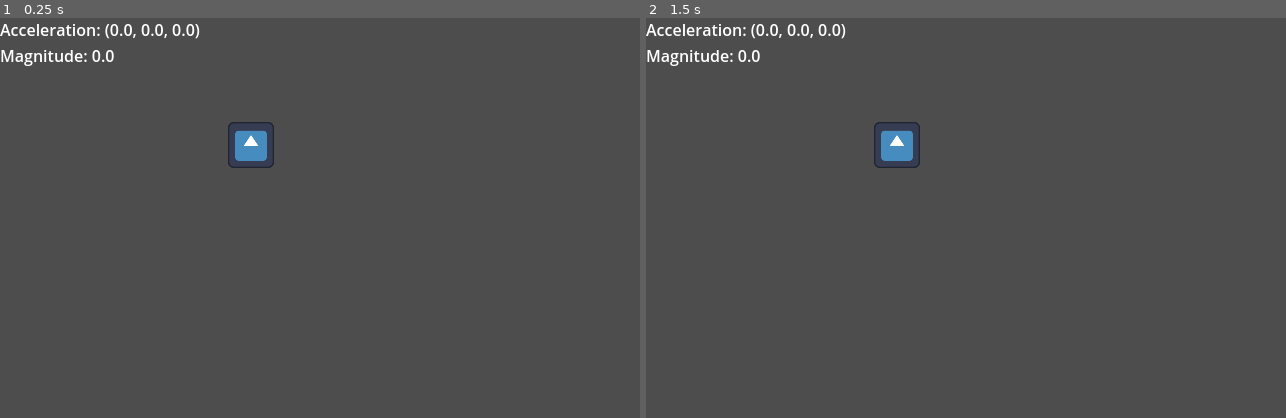
Above: before the commit, frames 1-2 (left to right).
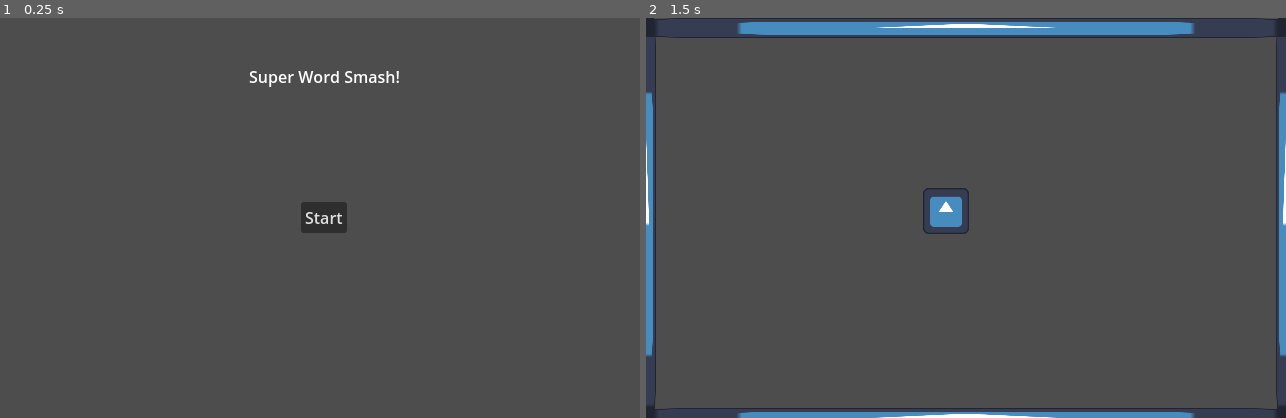
Above: after the commit, the same moments.

Repository: ozbonus/super_word_smash
Game: Godot game, scene res://GameManager.tscn
Two runs of this game, one before a commit and one after it. Both use one fixed random seed, a clock stepped at 60 frames per second and the inputs below. Before the commit the project starts from res://test.tscn. The engine's default icon, where the game draws it, is replaced by a stand-in: a white triangle on a blue panel in a dark square.
Inputs (mouse positions are in pixels of both pictures, inside the frame that each line leads up to):
- Up to frame 1 (0.25 s): no input
- Up to frame 2 (1.5 s): click (972, 218) at 0.5 s, where only the run after the commit has a clickable "Start"; tap Enter at 1.25 s

The runs differ from the first frame. In frame 1, 2.0% of the frame differs, in the area x 0-63%, y 1-54%; in frame 2, 7.6%, in the area x 0-100%, y 0-100%.

Commit message:
Get level management working.

Diff:
--- /dev/null
+++ b/GameManager.tscn
@@ -0,0 +1,14 @@
+[gd_scene load_steps=2 format=3 uid="uid://bd7optlxeqn7j"]
+
+[ext_resource type="Script" uid="uid://bt7hnmw6h3nsl" path="res://game_manager.gd" id="1_p13vs"]
+
+[node name="GameManager" type="Node"]
+script = ExtResource("1_p13vs")
+
+[node name="Level" type="Node2D" parent="."]
+
+[node name="GUI" type="Control" parent="."]
+layout_mode = 3
+anchors_preset = 0
+offset_right = 40.0
+offset_bottom = 40.0
--- a/node_2d.tscn
+++ b/components/ball.tscn
@@ -1,9 +1,9 @@
 [gd_scene load_steps=3 format=3 uid="uid://chrnt4k6me32v"]
 
-[ext_resource type="Script" uid="uid://bs1skkkypsyrc" path="res://rigid_body_2d.gd" id="1_0e48y"]
+[ext_resource type="Script" uid="uid://bs1skkkypsyrc" path="res://components/ball.gd" id="1_0e48y"]
 [ext_resource type="Texture2D" uid="uid://ba050dm6op475" path="res://icon.svg" id="1_wtcfe"]
 
-[node name="Node2D" type="Node2D"]
+[node name="Ball" type="Node2D"]
 
 [node name="RigidBody2D" type="RigidBody2D" parent="."]
 gravity_scale = 0.0
--- /dev/null
+++ b/components/collision_shape_2d.gd
@@ -0,0 +1 @@
+extends CollisionShape2D
--- /dev/null
+++ b/components/goal.gd
@@ -0,0 +1,15 @@
+class_name Goal extends Node2D
+
+signal entered
+
+# Called when the node enters the scene tree for the first time.
+func _ready():
+	pass # Replace with function body.
+
+# Called every frame. 'delta' is the elapsed time since the previous frame.
+func _process(delta):
+	pass
+
+func _on_area_2d_body_entered(body: Node2D):
+	print("Success!")
+	entered.emit()
--- /dev/null
+++ b/components/goal.tscn
@@ -0,0 +1,19 @@
+[gd_scene load_steps=4 format=3 uid="uid://bkln4hex2ine1"]
+
+[ext_resource type="Script" uid="uid://cccj8h6n48v7r" path="res://components/goal.gd" id="1_bga2f"]
+
+[sub_resource type="CanvasItemMaterial" id="CanvasItemMaterial_co2sq"]
+
+[sub_resource type="RectangleShape2D" id="RectangleShape2D_co2sq"]
+size = Vector2(62, 130)
+
+[node name="Goal" type="Node2D"]
+script = ExtResource("1_bga2f")
+
+[node name="Area2D" type="Area2D" parent="."]
+
+[node name="CollisionShape2D" type="CollisionShape2D" parent="Area2D"]
+material = SubResource("CanvasItemMaterial_co2sq")
+shape = SubResource("RectangleShape2D_co2sq")
+
+[connection signal="body_entered" from="Area2D" to="." method="_on_area_2d_body_entered"]
--- /dev/null
+++ b/components/level_frame.tscn
@@ -0,0 +1,55 @@
+[gd_scene load_steps=4 format=3 uid="uid://bkto5wvbsr7iq"]
+
+[ext_resource type="Texture2D" uid="uid://ba050dm6op475" path="res://icon.svg" id="1_41tqr"]
+
+[sub_resource type="RectangleShape2D" id="RectangleShape2D_r7g7t"]
+size = Vector2(20, 400)
+
+[sub_resource type="RectangleShape2D" id="RectangleShape2D_ic6ei"]
+size = Vector2(660, 20)
+
+[node name="LevelFrame" type="Node2D"]
+
+[node name="StaticBody2D" type="StaticBody2D" parent="."]
+
+[node name="CollisionShape2D" type="CollisionShape2D" parent="StaticBody2D"]
+position = Vector2(640, 200)
+shape = SubResource("RectangleShape2D_r7g7t")
+
+[node name="Sprite2D" type="Sprite2D" parent="StaticBody2D"]
+position = Vector2(640, 199.99998)
+scale = Vector2(0.15624999, 3.1249998)
+texture = ExtResource("1_41tqr")
+
+[node name="StaticBody2D2" type="StaticBody2D" parent="."]
+
+[node name="CollisionShape2D" type="CollisionShape2D" parent="StaticBody2D2"]
+position = Vector2(0, 200)
+shape = SubResource("RectangleShape2D_r7g7t")
+
+[node name="Sprite2D" type="Sprite2D" parent="StaticBody2D2"]
+position = Vector2(0, 199.99998)
+scale = Vector2(0.15624999, 3.1249998)
+texture = ExtResource("1_41tqr")
+
+[node name="StaticBody2D3" type="StaticBody2D" parent="."]
+
+[node name="CollisionShape2D" type="CollisionShape2D" parent="StaticBody2D3"]
+position = Vector2(320, 400)
+shape = SubResource("RectangleShape2D_ic6ei")
+
+[node name="Sprite2D" type="Sprite2D" parent="StaticBody2D3"]
+position = Vector2(320, 400.00003)
+scale = Vector2(5.156249, 0.15624979)
+texture = ExtResource("1_41tqr")
+
+[node name="StaticBody2D4" type="StaticBody2D" parent="."]
+
+[node name="CollisionShape2D" type="CollisionShape2D" parent="StaticBody2D4"]
+position = Vector2(320, 10)
+shape = SubResource("RectangleShape2D_ic6ei")
+
+[node name="Sprite2D" type="Sprite2D" parent="StaticBody2D4"]
+position = Vector2(320, 10.0000305)
+scale = Vector2(5.156249, 0.15624979)
+texture = ExtResource("1_41tqr")
--- /dev/null
+++ b/components/short_wall.tscn
@@ -0,0 +1,17 @@
+[gd_scene load_steps=3 format=3 uid="uid://c05tki6uthh8n"]
+
+[ext_resource type="Texture2D" uid="uid://ba050dm6op475" path="res://icon.svg" id="1_4tau6"]
+
+[sub_resource type="RectangleShape2D" id="RectangleShape2D_2gl23"]
+size = Vector2(20, 106)
+
+[node name="ShortWall" type="Node2D"]
+
+[node name="StaticBody2D" type="StaticBody2D" parent="."]
+
+[node name="CollisionShape2D" type="CollisionShape2D" parent="StaticBody2D"]
+shape = SubResource("RectangleShape2D_2gl23")
+
+[node name="Sprite2D" type="Sprite2D" parent="StaticBody2D"]
+scale = Vector2(0.15625, 0.82812506)
+texture = ExtResource("1_4tau6")
--- /dev/null
+++ b/game_manager.gd
@@ -0,0 +1,52 @@
+extends Node
+
+
+var levels: Array[PackedScene] = [
+	preload("res://levels/level_00.tscn"),
+	preload("res://levels/level_01.tscn"),
+	preload("res://levels/level_02.tscn"),
+	preload("res://levels/level_03.tscn"),
+	preload("res://levels/level_end.tscn"),
+]
+
+
+var current_level_index: int = 0
+var current_level_instance: Node
+
+func _ready():
+	load_level(current_level_index)
+
+
+func load_level(index: int):
+	for child in $Level.get_children():
+		child.queue_free()
+
+	await get_tree().process_frame
+
+	current_level_instance = levels[index].instantiate()
+	$Level.add_child(current_level_instance)
+
+	if current_level_instance.has_signal("start_game"):
+		current_level_instance.start_game.connect(start_game)
+
+	if current_level_instance.has_signal("play_again"):
+		current_level_instance.play_again.connect(play_again)
+
+	if current_level_instance.has_signal("success"):
+		print_debug("Connected to success")
+		current_level_instance.success.connect(next_level)
+
+
+func next_level():
+	current_level_index += 1
+	if current_level_index < levels.size():
+		load_level(current_level_index)
+	else:
+		print("All levels completed!")
+
+func start_game():
+	next_level()
+
+func play_again():
+	current_level_index = 0
+	load_level(current_level_index)
--- /dev/null
+++ b/levels/level_00.gd
@@ -0,0 +1,11 @@
+extends Node2D
+
+signal start_game
+
+# Called when the node enters the scene tree for the first time.
+func _ready():
+	pass # Replace with function body.
+
+
+func _on_button_pressed():
+	start_game.emit()
--- /dev/null
+++ b/levels/level_00.tscn
@@ -0,0 +1,22 @@
+[gd_scene load_steps=2 format=3 uid="uid://cwmqdvpygwf8x"]
+
+[ext_resource type="Script" uid="uid://pwej31m4i66s" path="res://levels/level_00.gd" id="1_gkh1h"]
+
+[node name="Level00" type="Node2D"]
+script = ExtResource("1_gkh1h")
+
+[node name="Label" type="Label" parent="."]
+offset_left = 249.0
+offset_top = 47.0
+offset_right = 400.0
+offset_bottom = 70.0
+text = "Super Word Smash!"
+
+[node name="Button" type="Button" parent="."]
+offset_left = 301.0
+offset_top = 184.0
+offset_right = 347.0
+offset_bottom = 215.0
+text = "Start"
+
+[connection signal="pressed" from="Button" to="." method="_on_button_pressed"]
--- /dev/null
+++ b/levels/level_01.tscn
@@ -0,0 +1,20 @@
+[gd_scene load_steps=5 format=3 uid="uid://63xyumvsc0c8"]
+
+[ext_resource type="Script" uid="uid://d1hswg1nop14b" path="res://levels/level_play.gd" id="1_gg43x"]
+[ext_resource type="PackedScene" uid="uid://bkto5wvbsr7iq" path="res://components/level_frame.tscn" id="1_ty3hu"]
+[ext_resource type="PackedScene" uid="uid://chrnt4k6me32v" path="res://components/ball.tscn" id="2_mckh2"]
+[ext_resource type="PackedScene" uid="uid://bkln4hex2ine1" path="res://components/goal.tscn" id="3_81a5f"]
+
+[node name="Level01" type="Node2D" node_paths=PackedStringArray("goal")]
+script = ExtResource("1_gg43x")
+goal = NodePath("Goal")
+
+[node name="LevelFrame" parent="." instance=ExtResource("1_ty3hu")]
+
+[node name="Ball" parent="." instance=ExtResource("2_mckh2")]
+position = Vector2(300, 193)
+
+[node name="Goal" parent="." instance=ExtResource("3_81a5f")]
+position = Vector2(48, 202)
+
+[connection signal="entered" from="Goal" to="." method="_on_goal_entered"]
--- /dev/null
+++ b/levels/level_02.tscn
@@ -0,0 +1,29 @@
+[gd_scene load_steps=6 format=3 uid="uid://dqiq2wa1wog8q"]
+
+[ext_resource type="Script" uid="uid://d1hswg1nop14b" path="res://levels/level_play.gd" id="1_didps"]
+[ext_resource type="PackedScene" uid="uid://bkto5wvbsr7iq" path="res://components/level_frame.tscn" id="1_g685p"]
+[ext_resource type="PackedScene" uid="uid://chrnt4k6me32v" path="res://components/ball.tscn" id="2_8yqd8"]
+[ext_resource type="PackedScene" uid="uid://c05tki6uthh8n" path="res://components/short_wall.tscn" id="3_8yqd8"]
+[ext_resource type="PackedScene" uid="uid://bkln4hex2ine1" path="res://components/goal.tscn" id="4_h518d"]
+
+[node name="Level02" type="Node2D" node_paths=PackedStringArray("goal")]
+script = ExtResource("1_didps")
+goal = NodePath("Goal")
+
+[node name="LevelFrame" parent="." instance=ExtResource("1_g685p")]
+
+[node name="Ball" parent="." instance=ExtResource("2_8yqd8")]
+position = Vector2(311, 201)
+
+[node name="ShortWall3" parent="." instance=ExtResource("3_8yqd8")]
+position = Vector2(488, 236)
+
+[node name="ShortWall" parent="." instance=ExtResource("3_8yqd8")]
+position = Vector2(136, 235)
+
+[node name="ShortWall2" parent="." instance=ExtResource("3_8yqd8")]
+position = Vector2(311, 319)
+rotation = 1.5707964
+
+[node name="Goal" parent="." instance=ExtResource("4_h518d")]
+position = Vector2(594, 216)
--- /dev/null
+++ b/levels/level_03.tscn
@@ -0,0 +1,32 @@
+[gd_scene load_steps=6 format=3 uid="uid://bchmyybjx35e2"]
+
+[ext_resource type="PackedScene" uid="uid://bkto5wvbsr7iq" path="res://components/level_frame.tscn" id="1_85vqe"]
+[ext_resource type="Script" uid="uid://d1hswg1nop14b" path="res://levels/level_play.gd" id="1_ngl01"]
+[ext_resource type="PackedScene" uid="uid://chrnt4k6me32v" path="res://components/ball.tscn" id="2_p0vsl"]
+[ext_resource type="PackedScene" uid="uid://c05tki6uthh8n" path="res://components/short_wall.tscn" id="3_ngl01"]
+[ext_resource type="PackedScene" uid="uid://bkln4hex2ine1" path="res://components/goal.tscn" id="4_p0vsl"]
+
+[node name="Level02" type="Node2D" node_paths=PackedStringArray("goal")]
+script = ExtResource("1_ngl01")
+goal = NodePath("Goal")
+
+[node name="LevelFrame" parent="." instance=ExtResource("1_85vqe")]
+
+[node name="Ball" parent="." instance=ExtResource("2_p0vsl")]
+position = Vector2(311, 201)
+
+[node name="ShortWall3" parent="." instance=ExtResource("3_ngl01")]
+position = Vector2(488, 236)
+rotation = -0.81735075
+
+[node name="ShortWall" parent="." instance=ExtResource("3_ngl01")]
+position = Vector2(151, 235)
+rotation = -0.64675844
+
+[node name="ShortWall2" parent="." instance=ExtResource("3_ngl01")]
+position = Vector2(326, 310)
+rotation = 0.92230594
+
+[node name="Goal" parent="." instance=ExtResource("4_p0vsl")]
+position = Vector2(173, 351)
+rotation = -1.5707964
--- /dev/null
+++ b/levels/level_end.gd
@@ -0,0 +1,11 @@
+extends Node2D
+
+signal play_again
+
+# Called when the node enters the scene tree for the first time.
+func _ready():
+	pass # Replace with function body.
+
+
+func _on_button_pressed():
+	play_again.emit()
--- /dev/null
+++ b/levels/level_end.tscn
@@ -0,0 +1,23 @@
+[gd_scene load_steps=2 format=3 uid="uid://c3jnqpoa4hb6y"]
+
+[ext_resource type="Script" uid="uid://bhl8k7dgmo1mn" path="res://levels/level_end.gd" id="1_yht8h"]
+
+[node name="Level00" type="Node2D"]
+script = ExtResource("1_yht8h")
+
+[node name="Label" type="Label" parent="."]
+offset_left = 249.0
+offset_top = 47.0
+offset_right = 400.0
+offset_bottom = 70.0
+text = "A winner is you!"
+horizontal_alignment = 1
+
+[node name="Button" type="Button" parent="."]
+offset_left = 267.0
+offset_top = 184.0
+offset_right = 368.0
+offset_bottom = 215.0
+text = "PLAY AGAIN"
+
+[connection signal="pressed" from="Button" to="." method="_on_button_pressed"]
--- /dev/null
+++ b/levels/level_play.gd
@@ -0,0 +1,14 @@
+extends Node2D
+
+signal success
+
+@export var goal: Goal
+
+# Called when the node enters the scene tree for the first time.
+func _ready():
+	goal.entered.connect(func(): success.emit())
+
+
+# Called every frame. 'delta' is the elapsed time since the previous frame.
+func _process(delta):
+	pass
--- a/project.godot
+++ b/project.godot
@@ -11,7 +11,7 @@
 [application]
 
 config/name="Super Word Maze"
-run/main_scene="uid://jficyc6eqd7x"
+run/main_scene="uid://bd7optlxeqn7j"
 config/features=PackedStringArray("4.5", "Mobile")
 config/icon="res://icon.svg"
 
--- a/test.tscn
+++ b/test.tscn
@@ -1,6 +1,6 @@
 [gd_scene load_steps=4 format=3 uid="uid://jficyc6eqd7x"]
 
-[ext_resource type="PackedScene" uid="uid://chrnt4k6me32v" path="res://node_2d.tscn" id="2_6uqi0"]
+[ext_resource type="PackedScene" uid="uid://chrnt4k6me32v" path="res://components/ball.tscn" id="2_6uqi0"]
 [ext_resource type="Script" uid="uid://m8mjiqoctik7" path="res://label.gd" id="3_6uqi0"]
 
 [sub_resource type="RectangleShape2D" id="RectangleShape2D_8uh7m"]
Renamed: rigid_body_2d.gd -> components/ball.gd
Renamed: rigid_body_2d.gd.uid -> components/ball.gd.uid
Not shown, added: components/collision_shape_2d.gd.uid
Not shown, added: components/goal.gd.uid
Not shown, added: game_manager.gd.uid
Not shown, added: levels/level_00.gd.uid
Not shown, added: levels/level_end.gd.uid
Not shown, added: levels/level_play.gd.uid
Empty file removed: override.cfg
